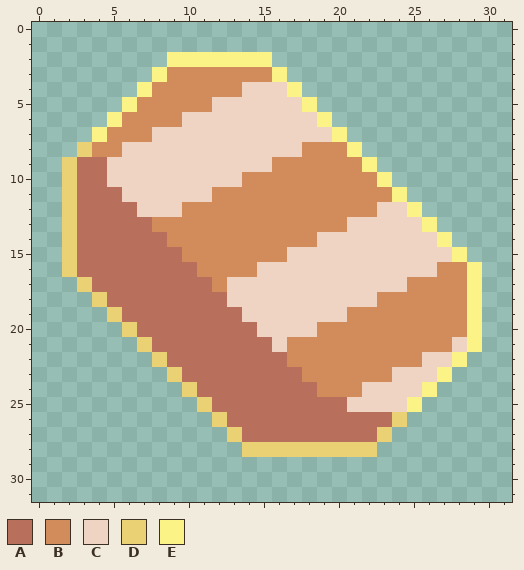
Two states of a pixel-art sprite, assets/sprites/items/energized-copper.png. That is the earlier state.
The file is 32x32 pixels. Colours within 5 levels of each other are drawn and written as one.
Palette (. is transparent): A #b8705c  B #d28c5b  C #f0d4c3  D #e9d174  E #fcf387
Pixels before, first column x 2:
 2 .......EEEEEEE..............
 3 ......EBBBBBBBE.............
 4 .....EBBBBBBCCCE............
 5 ....EBBBBBCCCCCCE...........
 6 ...EBBBBCCCCCCCCCE..........
 7 ..EBBBCCCCCCCCCCCCE.........
 8 .DBBCCCCCCCCCCCCBBBE........
 9 DAACCCCCCCCCCCBBBBBBE.......
10 DAACCCCCCCCCBBBBBBBBBE......
11 DAAACCCCCCBBBBBBBBBBBBE.....
12 DAAAACCCBBBBBBBBBBBBBCCE....
13 DAAAAABBBBBBBBBBBBBCCCCCE...
14 DAAAAAABBBBBBBBBBCCCCCCCCE..
15 DAAAAAAABBBBBBBCCCCCCCCCCCE.
16 DAAAAAAAABBBBCCCCCCCCCCCCBBE
17 .DAAAAAAAABCCCCCCCCCCCCBBBBE
18 ..DAAAAAAAACCCCCCCCCCBBBBBBE
19 ...DAAAAAAAACCCCCCCBBBBBBBBE
20 ....DAAAAAAAACCCCBBBBBBBBBBE
21 .....DAAAAAAAACBBBBBBBBBBBCE
22 ......DAAAAAAAABBBBBBBBBCCE.
23 .......DAAAAAAAABBBBBBCCCE..
24 ........DAAAAAAAABBBCCCCE...
25 .........DAAAAAAAAACCCCE....
26 ..........DAAAAAAAAAAAD.....
27 ...........DAAAAAAAAAD......
28 ............DDDDDDDDD.......
The same view after the edit:
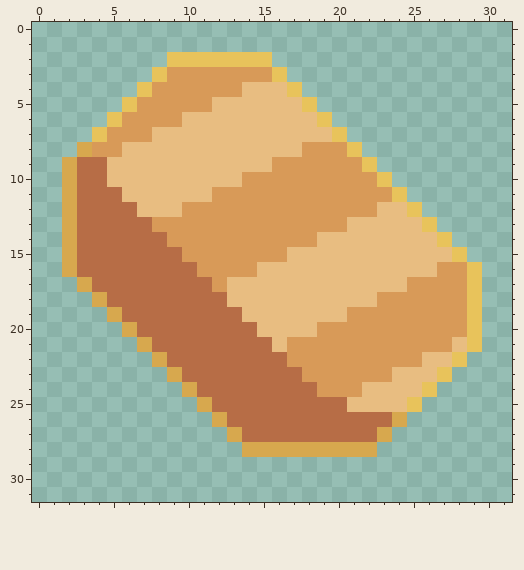
The commit says: Attune e-coal and e-copper textures to e-thorium
Edits made:
colour A: #b8705c -> #b76d46
colour B: #d28c5b -> #d89a58
colour C: #f0d4c3 -> #e8bd81
colour D: #e9d174 -> #d7a84e
colour E: #fcf387 -> #e8c35b
Pixel boxes of the changes (left, top, right, bottom) in both pictures:
changed: (62, 52, 482, 457)
